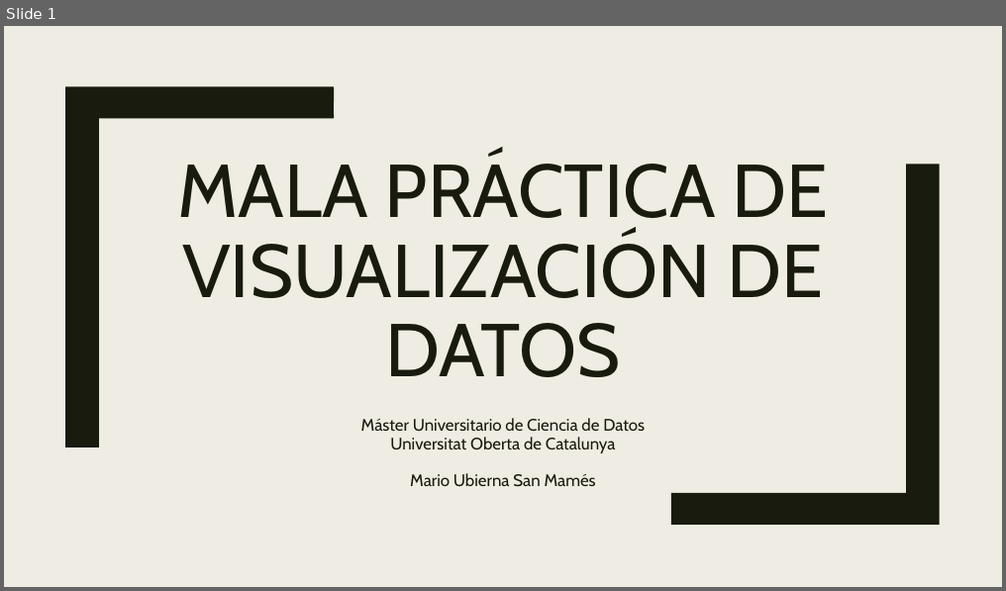
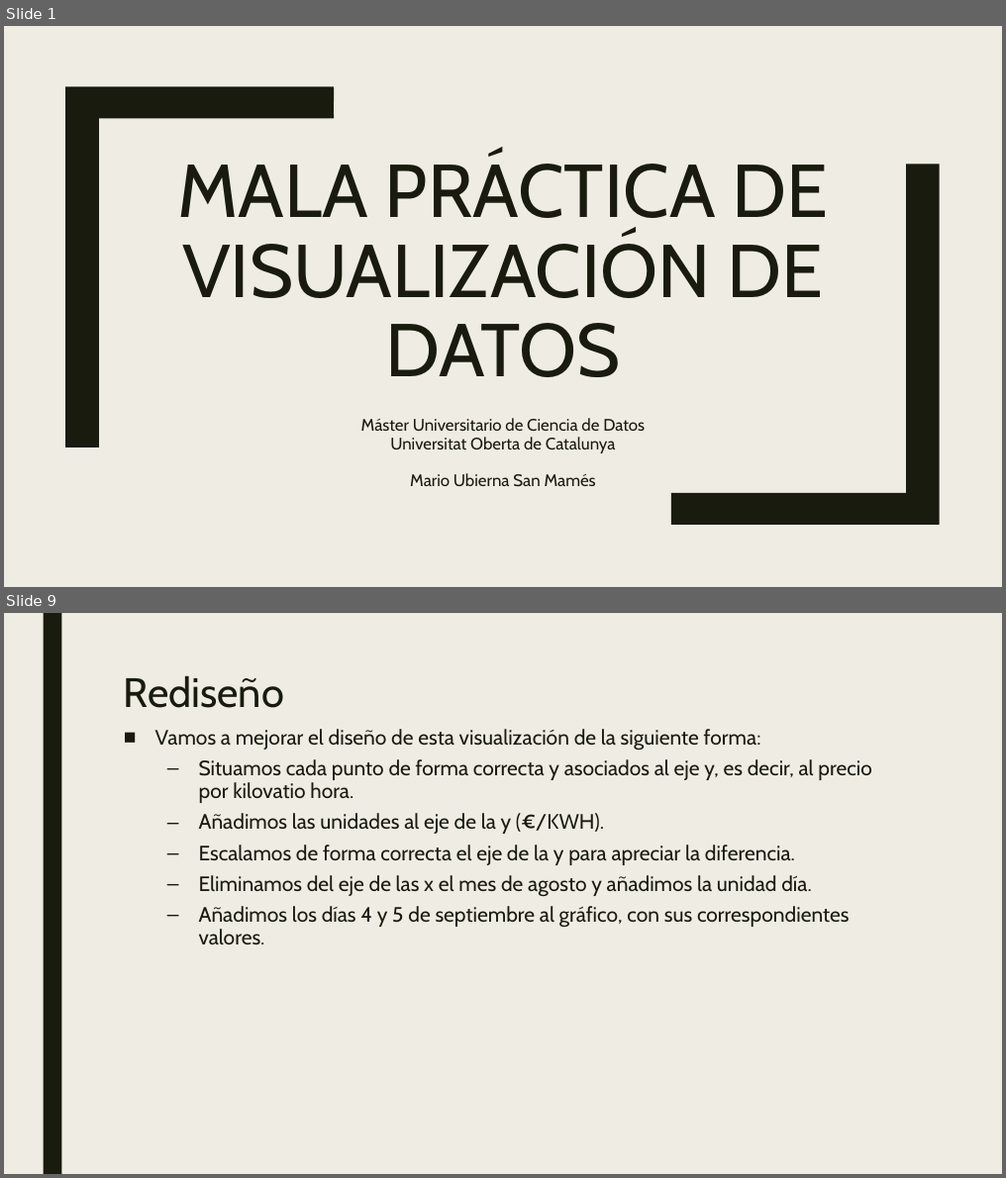
Before and after one commit to mariousm/Data-Science-Master, a slide deck: 2021-22/PrimerSemestre/Visualizacion/MalaPractica.pptx. Shown one above the other, each under a label of ours: slide 1 before the commit, slides 1 and 9 after it; the slides between them are not shown. The pictures are 1006x591 and 1006x1178 pixels, drawn with LibreOffice and Linux fonts; fonts in the diff are those of the drawing. Boxes give left, top, right and bottom in pixels: in the first picture for what was removed or moved away, otherwise in the second. Text is boxed around its words. In the diff, an @@ line names an element or a change of style, - is before the commit and + after.

```diff
--- a/2021-22/PrimerSemestre/Visualizacion/MalaPractica.pptx
+++ b/2021-22/PrimerSemestre/Visualizacion/MalaPractica.pptx
@@ slide 9 added at (4,613,1002,1174), background #EFEDE3 @@
@@ rectangle added at (43,613,61,1174), fill #191B0E @@
@@ title added at (124,676,284,708), 39.6 pt, text #191B0E @@
+Rediseño
@@ text added at (155,729,871,945), 20 pt, text #191B0E @@
+■ Vamos a mejorar el diseño de esta visualización de la siguiente forma:
+  – Situamos cada punto de forma correcta y asociados al eje y, es decir, al precio por kilovatio hora.
+  – Añadimos las unidades al eje de la y (€/KWH).
+  – Escalamos de forma correcta el eje de la y para apreciar la diferencia.
+  – Eliminamos del eje de las x el mes de agosto y añadimos la unidad día.
+  – Añadimos los días 4 y 5 de septiembre al gráfico, con sus correspondientes valores.
```
Also in this commit, not shown: 9 other slides added, 1 other file.
